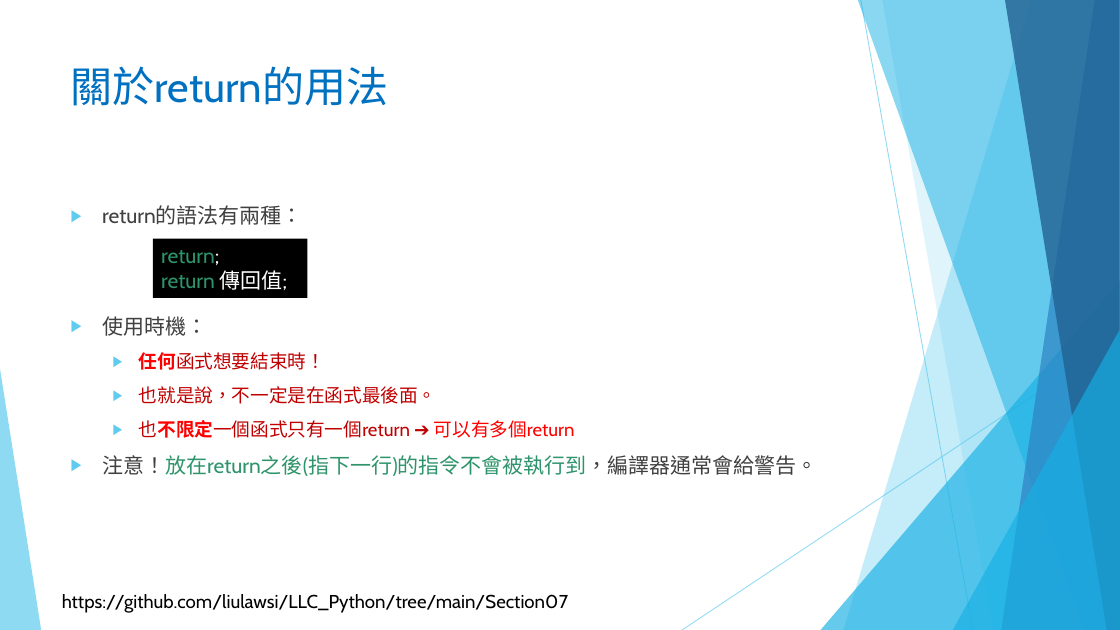
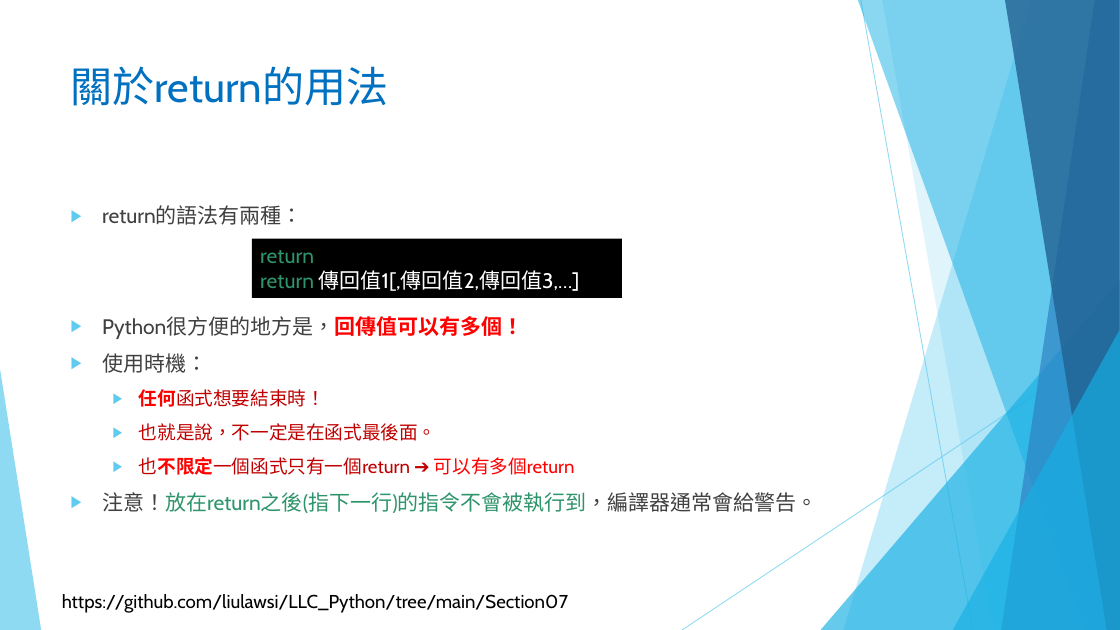
Before and after one commit to liulawsi/My_PPTs, a slide deck: slide 23 of LCC/Python/07_函式與方法.pptx. Drawn at 1120x630 pixels with LibreOffice and Linux fonts; fonts in the diff are those of the drawing; background and template pictures are left out. Boxes give left, top, right and bottom in pixels: in the first picture for what was removed or moved away, otherwise in the second. Text is boxed around its words. In the diff, an @@ line names an element or a change of style, - is before the commit and + after.

```diff
--- a/LCC/Python/07_函式與方法.pptx
+++ b/LCC/Python/07_函式與方法.pptx
@@ rectangle "return": place and size @@
-rectangle "return" at box(153, 239, 308, 298)
+rectangle "return" at box(252, 239, 622, 298)
@@ text in rectangle at box(260, 250, 580, 291): text changed; text colour #2E946B to #FFFFFF @@
-return;
-return 傳回值;
+return
+return 傳回值1[,傳回值2,傳回值3,…]
@@ text at box(102, 316, 523, 339): paragraph added @@
+▶ Python很方便的地方是，回傳值可以有多個！
```
Also in this commit, not shown: 22 other slides changed, 10 slides added, 12 slides removed, 1 other file.
